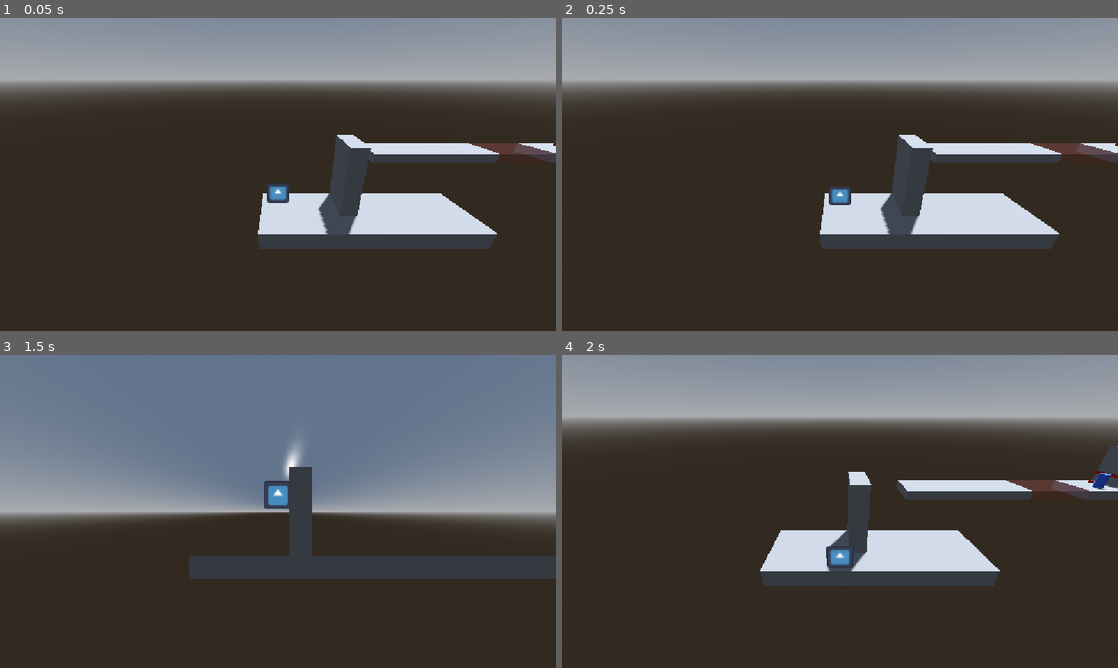
Above: before the commit, frames 1-4 (two rows, left to right).
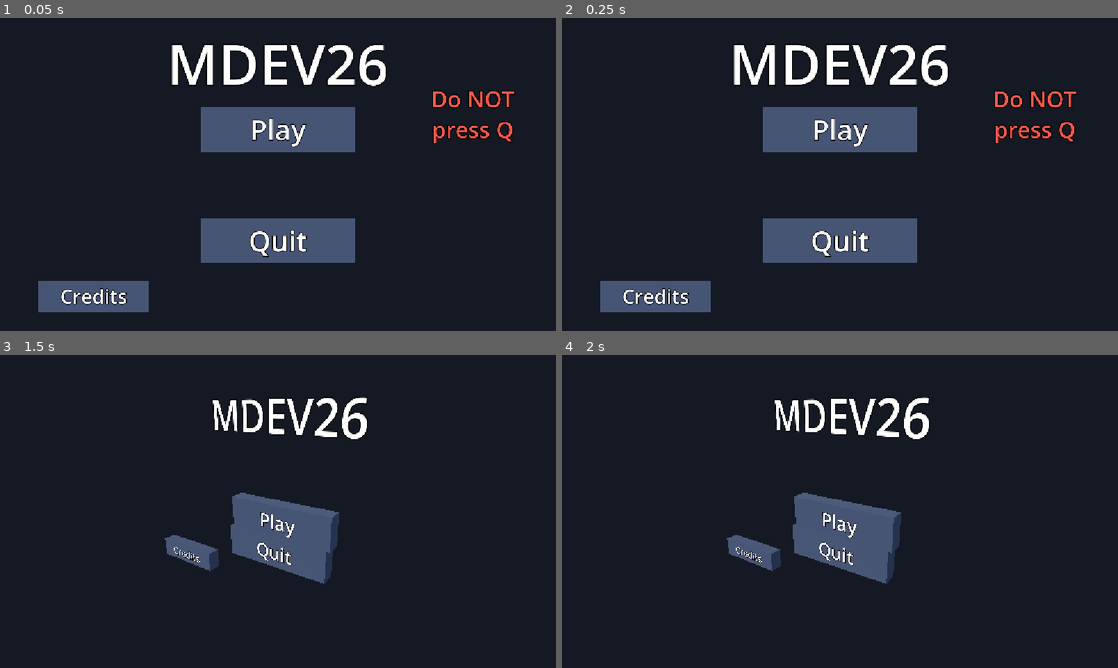
Above: after the commit, the same moments.

Repository: bmwgodwastaken/MDEV26
Game: Godot game, scene res://Scenes/main_menu.tscn
Same seed, same stepped clock (60 frames per second), same inputs: the game is played once before the commit and once after it. Before the commit the project starts from res://Scenes/Testing_Mechanics_Scenes/switch_test.tscn. The engine's default icon, where the game draws it, is replaced by a stand-in: a white triangle on a blue panel in a dark square.
Inputs (mouse positions are in pixels of both pictures, inside the frame that each line leads up to):
- Up to frame 1 (0.05 s): no input
- Up to frame 2 (0.25 s): no input
- Up to frame 3 (1.5 s): tap Enter (ui_accept) at 0.5, 0.77 s; move the mouse to (400, 495) at 0.52 s; hold D (right) 0.53-1.28 s; hold Q (switch_perspective) 0.53-1.28 s; click (400, 495) at 0.67 s; move the mouse to (166, 527) at 1.27 s; hold S (down) from 1.28 s (still down); tap E (interact) at 1.35 s; click (166, 527) at 1.42 s
- Up to frame 4 (2 s): keep holding S (down); tap Enter (ui_accept) at 1.52 s; tap Q (switch_perspective) at 1.55 s

The runs differ from the first frame. In frame 1, 100% of the frame differs, in the area x 0-100%, y 0-100%; in frame 2, 100%; in frame 3, 100%; in frame 4, 100%.

Commit message:
Rebuild main menu as joke 3D menu (Q drops Play onto Quit)

Diff:
--- a/mdev-26/Scenes/level_selector.tscn
+++ b/mdev-26/Scenes/level_selector.tscn
@@ -28,4 +28,9 @@
 
 [node name="BaseLevelButton" parent="GridContainer" unique_id=332489755 instance=ExtResource("1_22lal")]
 layout_mode = 2
-Button_path = "uid://c12tj01ujoyac"
+Button_path = "res://Scenes/Levels/level_01_tutorial.tscn"
+
+[node name="BaseLevelButton2" parent="GridContainer" instance=ExtResource("1_22lal")]
+layout_mode = 2
+text = "2"
+Button_path = "res://Scenes/Levels/level_02_vanishing_box.tscn"
--- a/mdev-26/Scenes/main_menu.tscn
+++ b/mdev-26/Scenes/main_menu.tscn
@@ -1,49 +1,140 @@
 [gd_scene format=3 uid="uid://qnc0yqsiqpv6"]
 
-[ext_resource type="Script" uid="uid://bpou4wm2e5b2i" path="res://Scripts/UI/play.gd" id="1_28flt"]
+[ext_resource type="Script" path="res://Scripts/UI/main_menu.gd" id="1_menu"]
 
-[node name="MainMenu" type="Control" unique_id=1600383685]
-layout_mode = 3
-anchors_preset = 15
-anchor_right = 1.0
-anchor_bottom = 1.0
-grow_horizontal = 2
-grow_vertical = 2
+[sub_resource type="Environment" id="Environment_menu"]
+background_mode = 1
+background_color = Color(0.08, 0.1, 0.14, 1)
+ambient_light_source = 2
+ambient_light_color = Color(0.7, 0.75, 0.85, 1)
+ambient_light_energy = 0.8
 
-[node name="Label" type="Label" parent="." unique_id=1254212066]
-layout_mode = 0
-offset_right = 442.0
-offset_bottom = 78.0
-theme_override_font_sizes/font_size = 84
+[sub_resource type="BoxShape3D" id="BoxShape3D_big"]
+size = Vector3(4.4, 1.3, 0.6)
+
+[sub_resource type="BoxMesh" id="BoxMesh_big"]
+size = Vector3(4.4, 1.3, 0.6)
+
+[sub_resource type="BoxShape3D" id="BoxShape3D_small"]
+size = Vector3(3.2, 0.9, 0.6)
+
+[sub_resource type="BoxMesh" id="BoxMesh_small"]
+size = Vector3(3.2, 0.9, 0.6)
+
+[sub_resource type="BoxShape3D" id="BoxShape3D_landing"]
+size = Vector3(4.4, 1.2, 1.2)
+
+[node name="MainMenu" type="Node3D"]
+script = ExtResource("1_menu")
+
+[node name="WorldEnvironment" type="WorldEnvironment" parent="."]
+environment = SubResource("Environment_menu")
+
+[node name="DirectionalLight3D" type="DirectionalLight3D" parent="."]
+transform = Transform3D(1, 0, 0, 0, 0.7071, 0.7071, 0, -0.7071, 0.7071, 0, 5, 5)
+
+[node name="Camera3D" type="Camera3D" parent="."]
+transform = Transform3D(1, 0, 0, 0, 1, 0, 0, 0, 1, 0, 0, 10)
+projection = 1
+size = 9.0
+current = true
+
+[node name="Title" type="Label3D" parent="."]
+transform = Transform3D(1, 0, 0, 0, 1, 0, 0, 0, 1, 0, 3.2, 0)
+pixel_size = 0.01
 text = "MDEV26"
+font_size = 160
+outline_size = 12
 
-[node name="VBoxContainer" type="VBoxContainer" parent="." unique_id=1667328236]
-layout_mode = 0
-offset_top = 154.0
-offset_right = 346.0
-offset_bottom = 555.0
-theme_override_constants/separation = 26
+[node name="WarningSign" type="Label3D" parent="."]
+transform = Transform3D(1, 0, 0, 0, 1, 0, 0, 0, 1, 5.6, 1.6, 0.2)
+pixel_size = 0.01
+modulate = Color(1, 0.35, 0.3, 1)
+text = "Do NOT
+press Q"
+font_size = 64
+outline_size = 12
 
-[node name="Play" type="Button" parent="VBoxContainer" unique_id=319841831]
+[node name="Play" type="RigidBody3D" parent="."]
+transform = Transform3D(1, 0, 0, 0, 1, 0, 0, 0, 1, 0, 1.3, 0)
+freeze = true
+
+[node name="Shape" type="CollisionShape3D" parent="Play"]
+shape = SubResource("BoxShape3D_big")
+
+[node name="Mesh" type="MeshInstance3D" parent="Play"]
+mesh = SubResource("BoxMesh_big")
+
+[node name="Label" type="Label3D" parent="Play"]
+transform = Transform3D(1, 0, 0, 0, 1, 0, 0, 0, 1, 0, 0, 0.32)
+pixel_size = 0.01
+text = "Play"
+font_size = 80
+outline_size = 8
+
+[node name="Quit" type="StaticBody3D" parent="."]
+transform = Transform3D(1, 0, 0, 0, 1, 0, 0, 0, 1, 0, -1.9, 0)
+
+[node name="Shape" type="CollisionShape3D" parent="Quit"]
+shape = SubResource("BoxShape3D_big")
+
+[node name="Mesh" type="MeshInstance3D" parent="Quit"]
+mesh = SubResource("BoxMesh_big")
+
+[node name="Label" type="Label3D" parent="Quit"]
+transform = Transform3D(1, 0, 0, 0, 1, 0, 0, 0, 1, 0, 0, 0.32)
+pixel_size = 0.01
+text = "Quit"
+font_size = 80
+outline_size = 8
+
+[node name="Landing" type="Area3D" parent="Quit"]
+transform = Transform3D(1, 0, 0, 0, 1, 0, 0, 0, 1, 0, 0.9, 0)
+
+[node name="Shape" type="CollisionShape3D" parent="Quit/Landing"]
+shape = SubResource("BoxShape3D_landing")
+
+[node name="Credits" type="StaticBody3D" parent="."]
+transform = Transform3D(1, 0, 0, 0, 1, 0, 0, 0, 1, -5.3, -3.5, 0)
+
+[node name="Shape" type="CollisionShape3D" parent="Credits"]
+shape = SubResource("BoxShape3D_small")
+
+[node name="Mesh" type="MeshInstance3D" parent="Credits"]
+mesh = SubResource("BoxMesh_small")
+
+[node name="Label" type="Label3D" parent="Credits"]
+transform = Transform3D(1, 0, 0, 0, 1, 0, 0, 0, 1, 0, 0, 0.32)
+pixel_size = 0.01
+text = "Credits"
+font_size = 56
+outline_size = 8
+
+[node name="CreditsLayer" type="CanvasLayer" parent="."]
+
+[node name="CreditsPanel" type="PanelContainer" parent="CreditsLayer"]
+offset_top = 60.0
+custom_minimum_size = Vector2(420, 0)
+
+[node name="Box" type="VBoxContainer" parent="CreditsLayer/CreditsPanel"]
 layout_mode = 2
-theme_override_font_sizes/font_size = 32
-text = "Play"
-script = ExtResource("1_28flt")
-Level_Selector = "uid://2had4nuxy500"
 
-[node name="Settings" type="Button" parent="VBoxContainer" unique_id=1852914821]
+[node name="Title" type="Label" parent="CreditsLayer/CreditsPanel/Box"]
 layout_mode = 2
-theme_override_font_sizes/font_size = 32
-text = "Settings"
-
-[node name="Credits" type="Button" parent="VBoxContainer" unique_id=1259438889]
-layout_mode = 2
-theme_override_font_sizes/font_size = 32
+theme_override_font_sizes/font_size = 36
 text = "Credits"
 
-[node name="Credits2" type="Button" parent="VBoxContainer" unique_id=878532324]
+[node name="Names" type="Label" parent="CreditsLayer/CreditsPanel/Box"]
 layout_mode = 2
-theme_override_font_sizes/font_size = 32
-text = "Quit"
+theme_override_font_sizes/font_size = 22
+text = "Production: richy
+2D controller: Hairon
+2.5D controller: Nannoy
+Core mechanics: Toxic_Humble / Ben
+Art: Dreamcatcher / Karma
+Music & sound: Tetaban"
 
-[connection signal="button_down" from="VBoxContainer/Play" to="VBoxContainer/Play" method="_on_button_down"]
+[node name="Close" type="Button" parent="CreditsLayer/CreditsPanel/Box"]
+layout_mode = 2
+theme_override_font_sizes/font_size = 24
+text = "Close"
--- /dev/null
+++ b/mdev-26/Scripts/UI/main_menu.gd
@@ -0,0 +1,127 @@
+extends Node3D
+## Joke main menu. Looks like a normal flat menu (2D view): Play, Credits, Quit.
+## The sign says not to press Q. Pressing it switches to 2.5D, the Play button unfreezes and falls
+## onto Quit, and the game closes. The buttons are real 3D slabs picked with a mouse ray.
+
+signal landed
+signal quit_requested
+
+const LEVEL_SELECTOR := "res://Scenes/level_selector.tscn"
+const QUIT_DELAY := 1.2
+const BASE_COLOR := Color(0.25, 0.3, 0.4)
+const HOVER_COLOR := Color(0.4, 0.5, 0.65)
+
+## Off only for tests, so the check doesn't close the engine.
+@export var really_quit := true
+
+@onready var camera: Camera3D = $Camera3D
+@onready var play: RigidBody3D = $Play
+@onready var warning_sign: Label3D = $WarningSign
+@onready var credits_panel: Control = $CreditsLayer/CreditsPanel
+
+var credits_open := false
+var _fallen := false
+var _landed := false
+var _materials := {}
+var _sign_y := 0.0
+
+
+## The menu always starts in the flat (2D) view, whatever the last level left behind.
+func _enter_tree() -> void:
+	PerspectiveManager.mode = PerspectiveManager.Mode.FLAT
+
+
+func _ready() -> void:
+	for slab in [$Play, $Credits, $Quit]:
+		var material := StandardMaterial3D.new()
+		material.albedo_color = BASE_COLOR
+		slab.get_node("Mesh").material_override = material
+		_materials[slab.name] = material
+	_sign_y = warning_sign.position.y
+	credits_panel.position.x = get_viewport().get_visible_rect().size.x # parked off-screen
+	credits_panel.get_node("Box/Close").pressed.connect(_set_credits.bind(false))
+	$Quit/Landing.body_entered.connect(_on_landing)
+	PerspectiveManager.mode_changed.connect(_on_mode_changed)
+	_apply_camera()
+
+
+func _process(_delta: float) -> void:
+	warning_sign.position.y = _sign_y + sin(Time.get_ticks_msec() / 400.0) * 0.15
+	var hovered := _pick(get_viewport().get_mouse_position())
+	for slab_name in _materials:
+		_materials[slab_name].albedo_color = HOVER_COLOR if slab_name == hovered else BASE_COLOR
+
+
+func _unhandled_input(event: InputEvent) -> void:
+	if event.is_action_pressed("switch_perspective"):
+		PerspectiveManager.set_mode(PerspectiveManager.Mode.SOLID) # one way: no going back
+	elif event is InputEventMouseButton and event.pressed and event.button_index == MOUSE_BUTTON_LEFT:
+		var slab := _pick(event.position)
+		if slab != "":
+			press(slab)
+
+
+func press(slab: String) -> void:
+	if _fallen and slab != "Quit":
+		return
+	match slab:
+		"Play":
+			get_tree().change_scene_to_file(LEVEL_SELECTOR)
+		"Credits":
+			_set_credits(not credits_open)
+		"Quit":
+			_quit()
+
+
+## Name of the button slab under the screen position, or "".
+func _pick(screen_pos: Vector2) -> String:
+	var from := camera.project_ray_origin(screen_pos)
+	var to := from + camera.project_ray_normal(screen_pos) * 100.0
+	var hit := get_world_3d().direct_space_state.intersect_ray(PhysicsRayQueryParameters3D.create(from, to))
+	return hit.collider.name if hit and hit.collider.name in _materials else ""
+
+
+func _on_mode_changed(mode: PerspectiveManager.Mode) -> void:
+	_apply_camera()
+	if mode != PerspectiveManager.Mode.SOLID:
+		return
+	_fallen = true
+	warning_sign.visible = false
+	_set_credits(false)
+	play.freeze = false
+	play.angular_velocity = Vector3(0.2, 0.0, 0.3) # a small tilt so it doesn't fall perfectly straight
+
+
+## Flat side-on orthographic camera in 2D, angled perspective camera in 2.5D.
+func _apply_camera() -> void:
+	if PerspectiveManager.mode == PerspectiveManager.Mode.FLAT:
+		camera.projection = Camera3D.PROJECTION_ORTHOGONAL
+		camera.size = 9.0
+		camera.position = Vector3(0, 0, 10)
+		camera.rotation = Vector3.ZERO
+	else:
+		camera.projection = Camera3D.PROJECTION_PERSPECTIVE
+		camera.fov = 55.0
+		camera.look_at_from_position(Vector3(6, 3.5, 9), Vector3(0, -0.3, 0))
+
+
+func _on_landing(body: Node3D) -> void:
+	if body != play or _landed:
+		return
+	_landed = true
+	landed.emit()
+	await get_tree().create_timer(QUIT_DELAY).timeout
+	_quit()
+
+
+func _quit() -> void:
+	quit_requested.emit()
+	if really_quit:
+		get_tree().quit()
+
+
+func _set_credits(open: bool) -> void:
+	credits_open = open
+	var screen_width := get_viewport().get_visible_rect().size.x
+	var target := screen_width - credits_panel.size.x - 24.0 if open else screen_width
+	create_tween().tween_property(credits_panel, "position:x", target, 0.3).set_trans(Tween.TRANS_CUBIC)
--- /dev/null
+++ b/mdev-26/Tests/menu_check.gd
@@ -0,0 +1,87 @@
+extends SceneTree
+## Headless check of the menus. Run from mdev-26/:
+##   Godot.exe --headless --path . -s res://Tests/menu_check.gd
+##   - main menu -> level selector -> level 1 / level 2
+##   - the Q joke: pressing Q drops the Play button onto Quit and the game would quit
+
+
+func _initialize() -> void:
+	_run.call_deferred()
+
+
+func _run() -> void:
+	assert(ProjectSettings.get_setting("application/run/main_scene") == "res://Scenes/main_menu.tscn", "game should start at the main menu")
+
+	# Play (clicked with the mouse ray) opens the level selector.
+	var menu := _open("res://Scenes/main_menu.tscn")
+	await _frames(3)
+	assert(root.get_node("PerspectiveManager").mode == 1, "menu starts in the flat (2D) view")
+	assert(menu.camera.projection == Camera3D.PROJECTION_ORTHOGONAL, "flat menu uses the orthographic camera")
+	var play_on_screen: Vector2 = menu.camera.unproject_position(menu.play.global_position)
+	assert(menu._pick(play_on_screen) == "Play", "mouse ray should hit the Play button")
+	menu.press("Play")
+	await _frames(3)
+	assert(current_scene.name == "LevelSelector", "Play should open the level selector, got %s" % current_scene.name)
+
+	var buttons := current_scene.get_node("GridContainer").get_children()
+	assert(buttons.size() >= 2, "level selector should have buttons for levels 1 and 2")
+	buttons[0].button_down.emit()
+	await _frames(3)
+	assert(current_scene.name == "Level01Tutorial", "button 1 should open level 1, got %s" % current_scene.name)
+
+	_open("res://Scenes/level_selector.tscn")
+	await _frames(3)
+	current_scene.get_node("GridContainer").get_children()[1].button_down.emit()
+	await _frames(3)
+	assert(current_scene.name == "Level02VanishingBox", "button 2 should open level 2, got %s" % current_scene.name)
+
+	# Credits slide in and out.
+	menu = _open("res://Scenes/main_menu.tscn")
+	await _frames(3)
+	menu.press("Credits")
+	assert(menu.credits_open, "credits should open")
+	await create_timer(0.5).timeout
+	var width: float = menu.get_viewport().get_visible_rect().size.x
+	assert(menu.credits_panel.position.x < width - 100.0, "credits panel should have slid on screen")
+	menu.press("Credits")
+	assert(not menu.credits_open, "credits should close")
+
+	# The joke: Q switches to 2.5D, Play falls onto Quit, the game quits.
+	menu = _open("res://Scenes/main_menu.tscn")
+	menu.really_quit = false
+	var events := []
+	menu.landed.connect(func(): events.append("landed"))
+	menu.quit_requested.connect(func(): events.append("quit"))
+	await _frames(3)
+	var start_y: float = menu.play.global_position.y
+	await _frames(60)
+	assert(is_equal_approx(menu.play.global_position.y, start_y), "Play stays put while the menu is flat")
+
+	var q := InputEventAction.new()
+	q.action = "switch_perspective"
+	q.pressed = true
+	menu._unhandled_input(q)
+	assert(menu.camera.projection == Camera3D.PROJECTION_PERSPECTIVE, "Q switches to the 2.5D camera")
+	assert(not menu.warning_sign.visible, "the warning sign goes away")
+	await _frames(120)
+	assert(menu.play.global_position.y < start_y - 1.0, "Play should fall, y=%s" % menu.play.global_position.y)
+	assert(events.has("landed"), "Play should land on Quit")
+	await create_timer(1.5).timeout
+	assert(events.has("quit"), "the game should quit after Play lands on Quit")
+
+	print("menu_check: ALL PASSED")
+	quit(0)
+
+
+func _open(path: String) -> Node:
+	if current_scene:
+		current_scene.free()
+	var scene: Node = load(path).instantiate()
+	root.add_child(scene)
+	current_scene = scene
+	return scene
+
+
+func _frames(n: int) -> void:
+	for i in n:
+		await physics_frame
--- a/mdev-26/project.godot
+++ b/mdev-26/project.godot
@@ -11,7 +11,7 @@
 [application]
 
 config/name="MDEV26"
-run/main_scene="res://Scenes/Testing_Mechanics_Scenes/switch_test.tscn"
+run/main_scene="res://Scenes/main_menu.tscn"
 config/features=PackedStringArray("4.8", "GL Compatibility")
 config/icon="res://Assets/2D/icon.svg"
 
Not shown, added: mdev-26/Scripts/UI/main_menu.gd.uid
Not shown, added: mdev-26/Tests/menu_check.gd.uid
